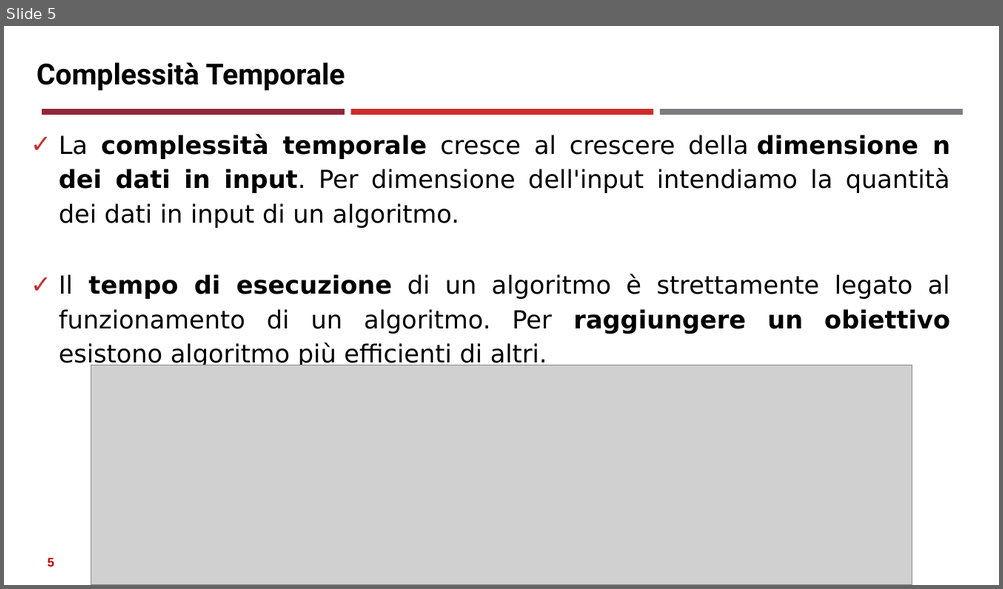
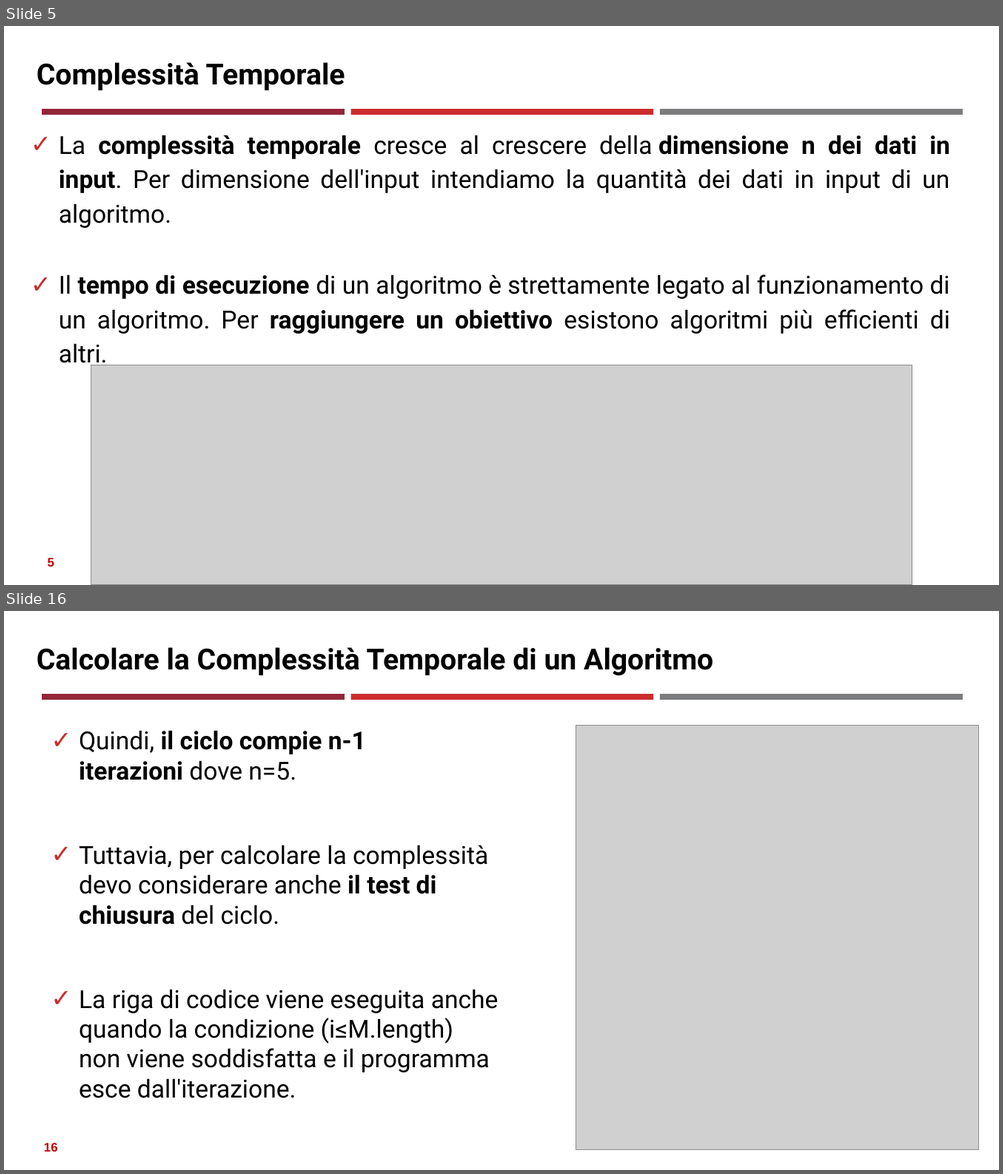
Before and after one commit to neural1977/data_science_interview_material, a slide deck: Assicurazioni/Complessità di algoritmi e problemi.pptx. Shown one above the other, each under a label of ours: slide 5 before the commit, slides 5 and 16 after it; the slides between them are not shown. The pictures are 1003x589 and 1003x1174 pixels, drawn with LibreOffice and Linux fonts; fonts in the diff are those of the drawing; grey boxes stand for pictures. Boxes give left, top, right and bottom in pixels: in the first picture for what was removed or moved away, otherwise in the second. Text is boxed around its words. In the diff, an @@ line names an element or a change of style, - is before the commit and + after.

```diff
--- a/Assicurazioni/Complessità di algoritmi e problemi.pptx
+++ b/Assicurazioni/Complessità di algoritmi e problemi.pptx
@@ slide 16 added at (4, 611, 999, 1170), background #FFFFFF; not listed: 3 template elements that a slide beside it also shows @@
@@ text added at (37, 647, 713, 675), 28 pt, text #000000, bold @@
+Calcolare la Complessità Temporale di un Algoritmo
@@ text added at (79, 730, 498, 1073), 24 pt, text #000000 @@
+✓ Quindi, il ciclo compie n-1 iterazioni dove n=5.
+✓ Tuttavia, per calcolare la complessità devo considerare anche il test di chiusura del ciclo.
+✓ La riga di codice viene eseguita anche quando la condizione (i≤M.length) non viene soddisfatta e il programma esce dall'iterazione.
@@ picture added at (576, 725, 979, 1150) @@
@@ page number added at (44, 1143, 58, 1152), 12 pt, text #C00000, bold @@
+16
@@ slide 5 changed as well @@
@@ text at (59, 135, 950, 228): font DejaVu Sans to Roboto in "La complessità temporale cresce al crescere della ..." @@
@@ text at (59, 275, 950, 369): text changed; font DejaVu Sans to Roboto @@
-✓ Il tempo di esecuzione di un algoritmo è strettamente legato al funzionamento di un algoritmo. Per raggiungere un obiettivo esistono algoritmo più efficienti di altri.
+✓ Il tempo di esecuzione di un algoritmo è strettamente legato al funzionamento di un algoritmo. Per raggiungere un obiettivo esistono algoritmi più efficienti di altri.
```
Also in this commit, not shown: 4 other slides changed, 12 other slides added, 1 other file.
